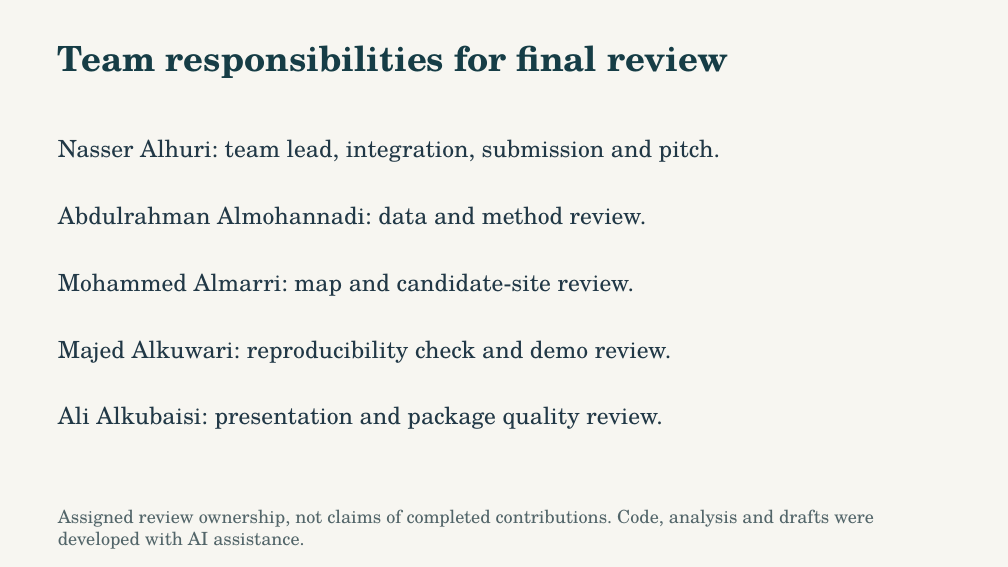
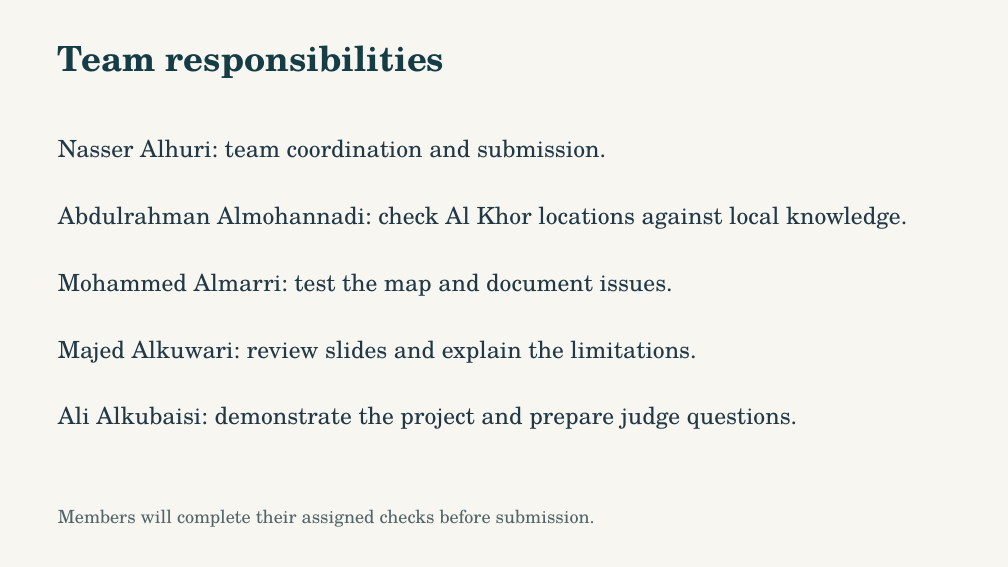
Before and after one commit to NasserAlhuri/spaceHacathon, a slide deck: slide 11 of docs/UrbanHeat-AlKhor-Pitch.pptx. Drawn at 1008x567 pixels with LibreOffice and Linux fonts; fonts in the diff are those of the drawing. Boxes give left, top, right and bottom in pixels: in the first picture for what was removed or moved away, otherwise in the second. Text is boxed around its words. In the diff, an @@ line names an element or a change of style, - is before the commit and + after.

Commit message:
Apply selected team responsibilities and simplify team wording [skip ci]

```diff
--- a/docs/UrbanHeat-AlKhor-Pitch.pptx
+++ b/docs/UrbanHeat-AlKhor-Pitch.pptx
@@ text at <box>58,45,444,78</box>: text changed @@
-Team responsibilities for final review
+Team responsibilities
@@ text at <box>58,139,606,158</box>: text changed @@
-Nasser Alhuri: team lead, integration, submission and pitch.
+Nasser Alhuri: team coordination and submission.
@@ text at <box>58,206,907,229</box>: text changed @@
-Abdulrahman Almohannadi: data and method review.
+Abdulrahman Almohannadi: check Al Khor locations against local knowledge.
@@ text at <box>58,273,673,296</box>: text changed @@
-Mohammed Almarri: map and candidate-site review.
+Mohammed Almarri: test the map and document issues.
@@ text at <box>58,340,696,363</box>: text changed @@
-Majed Alkuwari: reproducibility check and demo review.
+Majed Alkuwari: review slides and explain the limitations.
@@ text at <box>58,406,797,429</box>: text changed @@
-Ali Alkubaisi: presentation and package quality review.
+Ali Alkubaisi: demonstrate the project and prepare judge questions.
@@ text at <box>58,509,595,527</box>: text changed @@
-Assigned review ownership, not claims of completed contributions. Code, analysis and drafts were developed with AI assistance.
+Members will complete their assigned checks before submission.
```
Also in this commit, not shown: 7 other files.
